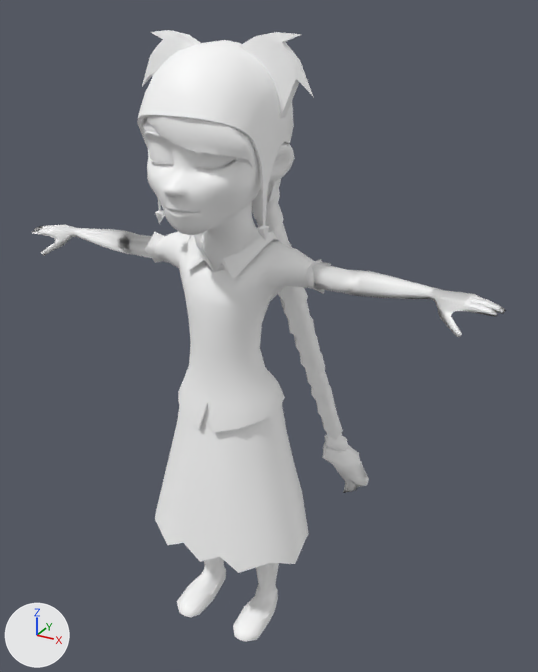
What one commit did to the FBX model RavenHill/Assets/Animation/Luc_Animation_a01.fbx.
One viewpoint serves both versions: a 50 mm lens placed at (0.166, -0.266, 0.291), pointed at (0.01, 0.017, 0.149). Every picture has the same lights, and +X, +Y and +Z are marked at lower left. Where no turn or scale is listed for an object, it has been applied to the vertices. Vertices at the same position are counted once.

Objects in the first picture: 'Mesh_Arms01', 'Mesh_Braids01', 'Mesh_Cap01', 'Mesh_Front_Bang01', 'Mesh_Head01', 'Mesh_L_Ear01', 'Mesh_Legs01', 'Mesh_R_Ear01', 'Mesh_Shirt01', 'Mesh_Shirt_Collar01', 'Mesh_Skirt01'.
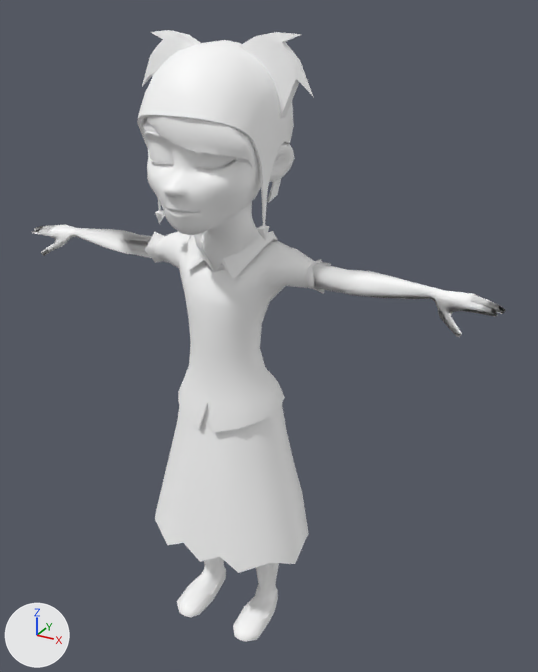
Diff of the bpy script that builds the scene:
```diff
--- a/RavenHill/Assets/Animation/Luc_Animation_a01.fbx.py
+++ b/RavenHill/Assets/Animation/Luc_Animation_a01.fbx.py
@@ me_mesh_019 @@
 me_mesh_019.from_pydata(...)  # 572 vertices, 566 faces; spans x -0.118..0.118, y -0.009..0.01, z 0.178..0.194
 # used by ob_mesh_arms01; location = (0.0, 0.0, 0.0)
+# me_mesh_019 part 1: its shading normals changed
 me_mesh_019.materials.append(mat_lucy_rig02_lucy_texture01)
@@ ob_mesh_braids01 @@
 ob_mesh_braids01.location = (0.0, 0.0, 0.0)
-ob_mesh_braids01.rotation_euler = (1.571, 0.0, 0.0)  # degrees (90, 0, 0)
-ob_mesh_braids01.scale = (0.01, 0.01, 0.01)
+ob_mesh_braids01.hide_viewport = True
```

Changed parts and their boxes (x1, y1, x2, y2) in the pictures (538 x 672 px):
'Mesh_Arms01', shading changed
    both: (32, 225, 506, 337)
'Mesh_Braids01', hidden
    before: (252, 182, 369, 493)
